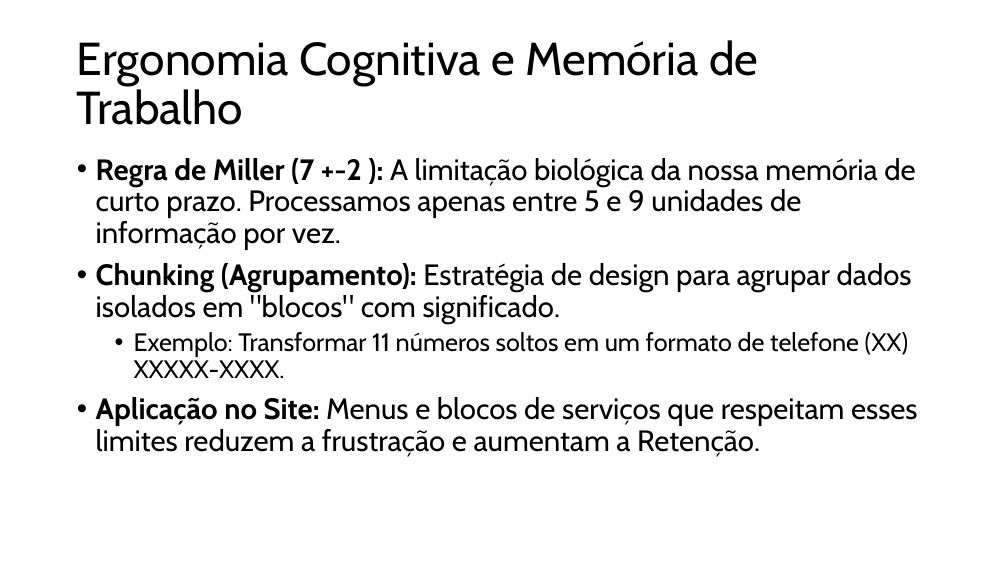
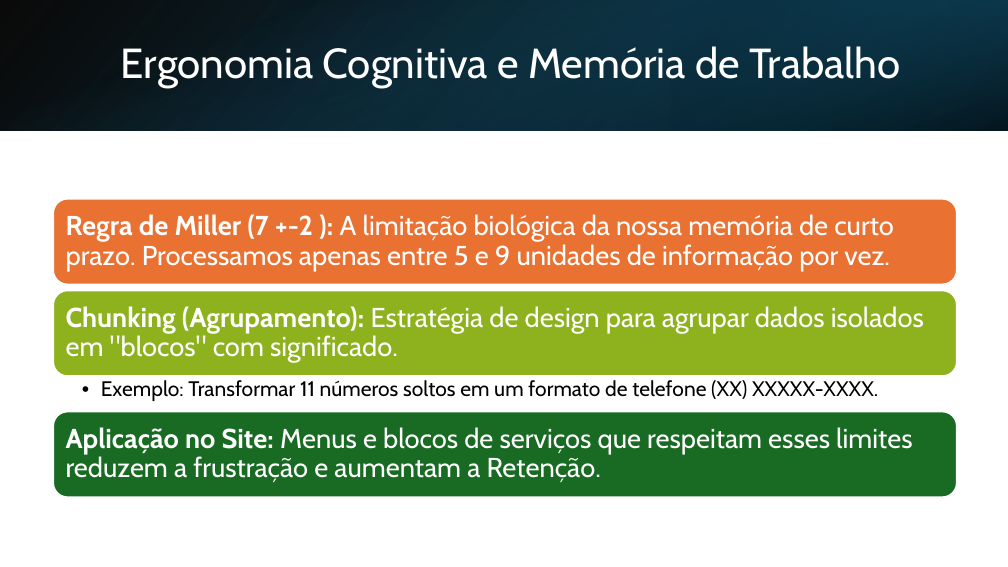
Before and after one commit to spositoL/pericia.judicial, a slide deck: slide 7 of documentos/aulas/aula-27-02-2026-expositiva-ergonomia-cognitiva-e-fisica-no-design.pptx (slide 6 before the commit). Drawn at 1008x567 pixels with LibreOffice and Linux fonts; fonts in the diff are those of the drawing. Boxes give left, top, right and bottom in pixels: in the first picture for what was removed or moved away, otherwise in the second. Text is boxed around its words. In the diff, an @@ line names an element or a change of style, - is before the commit and + after.

```diff
--- a/documentos/aulas/aula-27-02-2026-expositiva-ergonomia-cognitiva-e-fisica-no-design.pptx
+++ b/documentos/aulas/aula-27-02-2026-expositiva-ergonomia-cognitiva-e-fisica-no-design.pptx
@@ rectangle added at bbox=[0, 0, 1008, 130], fill gradient #000000 to #104862 @@
@@ rectangle added at bbox=[0, 0, 1008, 130], fill gradient #156082 to #000000 @@
@@ title "Ergonomia Cognitiva e Memória de ...": place and size @@
-title "Ergonomia Cognitiva e Memória de ..." at bbox=[77, 40, 758, 125]
+title "Ergonomia Cognitiva e Memória de ..." at bbox=[121, 46, 900, 88]
@@ title "Ergonomia Cognitiva e Memória de ..." at bbox=[121, 46, 900, 88]: size 44 to 40 pt, text colour #000000 to #FFFFFF @@
@@ rectangle added at bbox=[672, 0, 1008, 130], fill gradient #0B3041 to #156082 @@
@@ text removed at bbox=[96, 158, 918, 457] @@
-• Regra de Miller (7 +-2 ): A limitação biológica da nossa memória de curto prazo. Processamos apenas entre 5 e 9 unidades de informação por vez.
-• Chunking (Agrupamento): Estratégia de design para agrupar dados isolados em "blocos" com significado.
-  • Exemplo: Transformar 11 números soltos em um formato de telefone (XX) XXXXX-XXXX.
-• Aplicação no Site: Menus e blocos de serviços que respeitam esses limites reduzem a frustração e aumentam a Retenção.
@@ group added at bbox=[53, 199, 957, 497]: 4 texts, 3 rounded rectangles @@
+Regra de Miller (7 +-2 ): A limitação biológica da nossa memória de curto prazo. Processamos apenas entre 5 e 9 unidades de informação por vez.
+Chunking (Agrupamento): Estratégia de design para agrupar dados isolados em "blocos" com significado.
+  • Exemplo: Transformar 11 números soltos em um formato de telefone (XX) XXXXX-XXXX.
+Aplicação no Site: Menus e blocos de serviços que respeitam esses limites reduzem a frustração e aumentam a Retenção.
```
Also in this commit, not shown: 7 other slides changed, 6 slides added, 1 slide removed, 5 other files.
